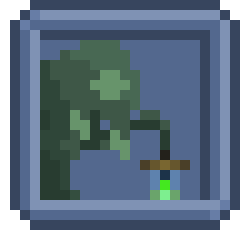
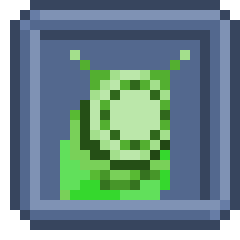
Comparing the layer stacks of the two (240, 240) images. Changes:
added layer "Pasted Layer #40" above "Pasted Layer #39" over [60, 50, 190, 200]
hid "Pasted Layer #37" over [40, 40, 190, 200]
